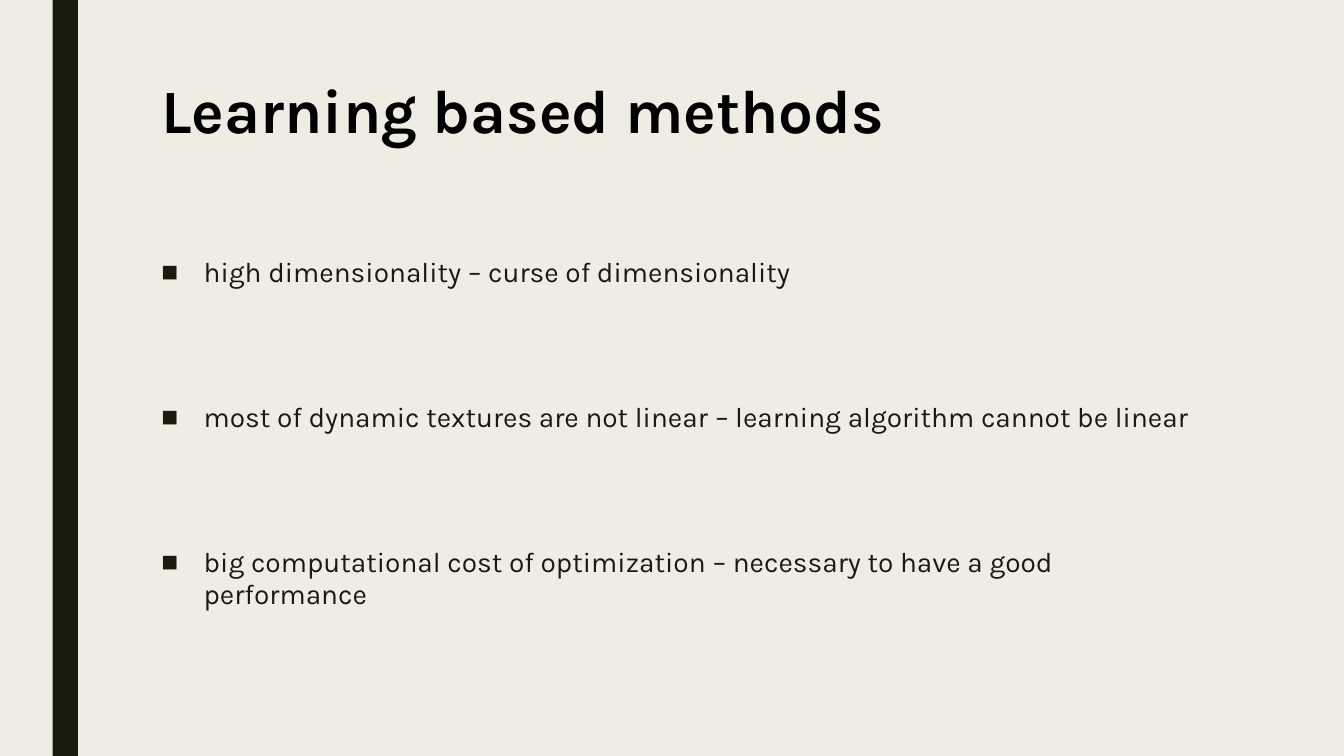
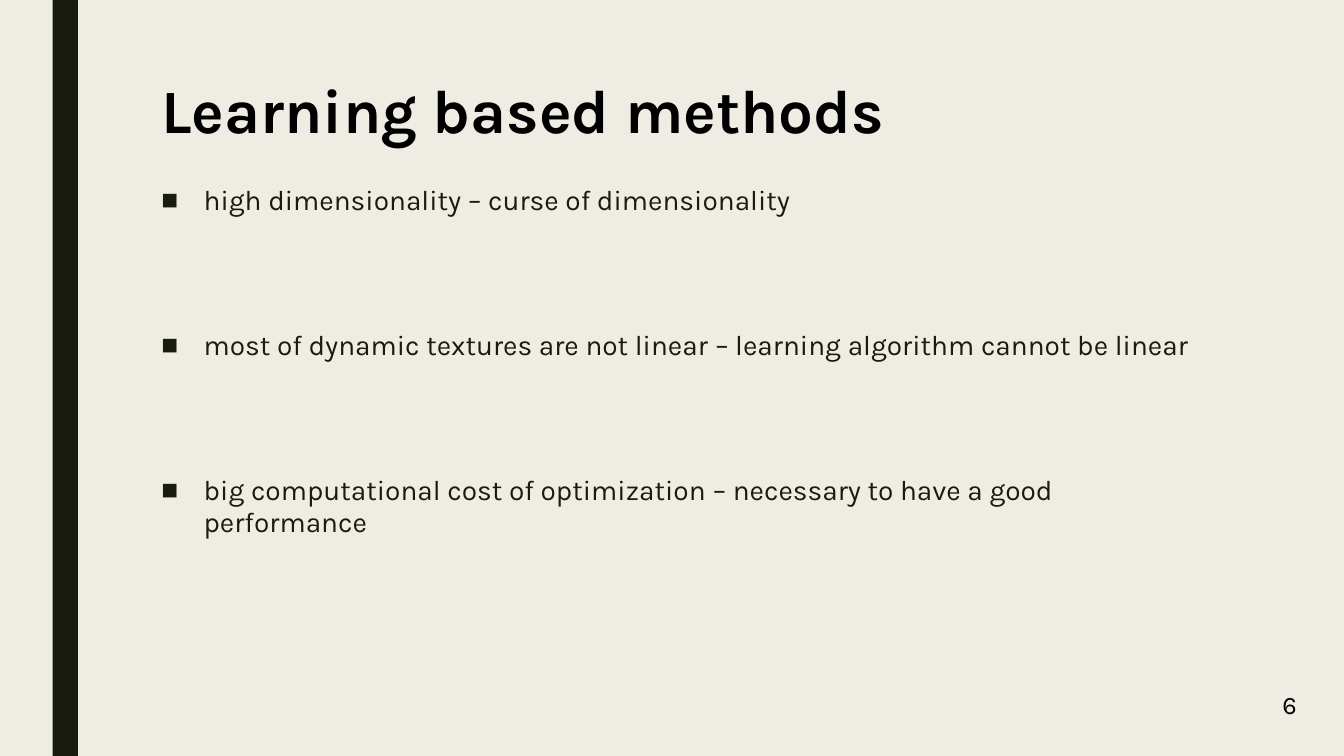
Before and after one commit to koptelovmax/gaussianprocess, a slide deck: slide 27 of presentation.pptx (slide 25 before the commit). Drawn at 1344x756 pixels with LibreOffice and Linux fonts; fonts in the diff are those of the drawing. Boxes give left, top, right and bottom in pixels: in the first picture for what was removed or moved away, otherwise in the second. Text is boxed around its words. In the diff, an @@ line names an element or a change of style, - is before the commit and + after.

```diff
--- a/presentation.pptx
+++ b/presentation.pptx
@@ text "high dimensionality – curse of ...": place and size @@
-text "high dimensionality – curse of ..." at box(204, 262, 1188, 611)
+text "high dimensionality – curse of ..." at box(204, 190, 1188, 539)
@@ text added at box(1282, 698, 1296, 715), 18 pt, text #000000 @@
+6
```
Also in this commit, not shown: 35 other slides changed, 3 slides added, 9 slides removed, 3 other files.
